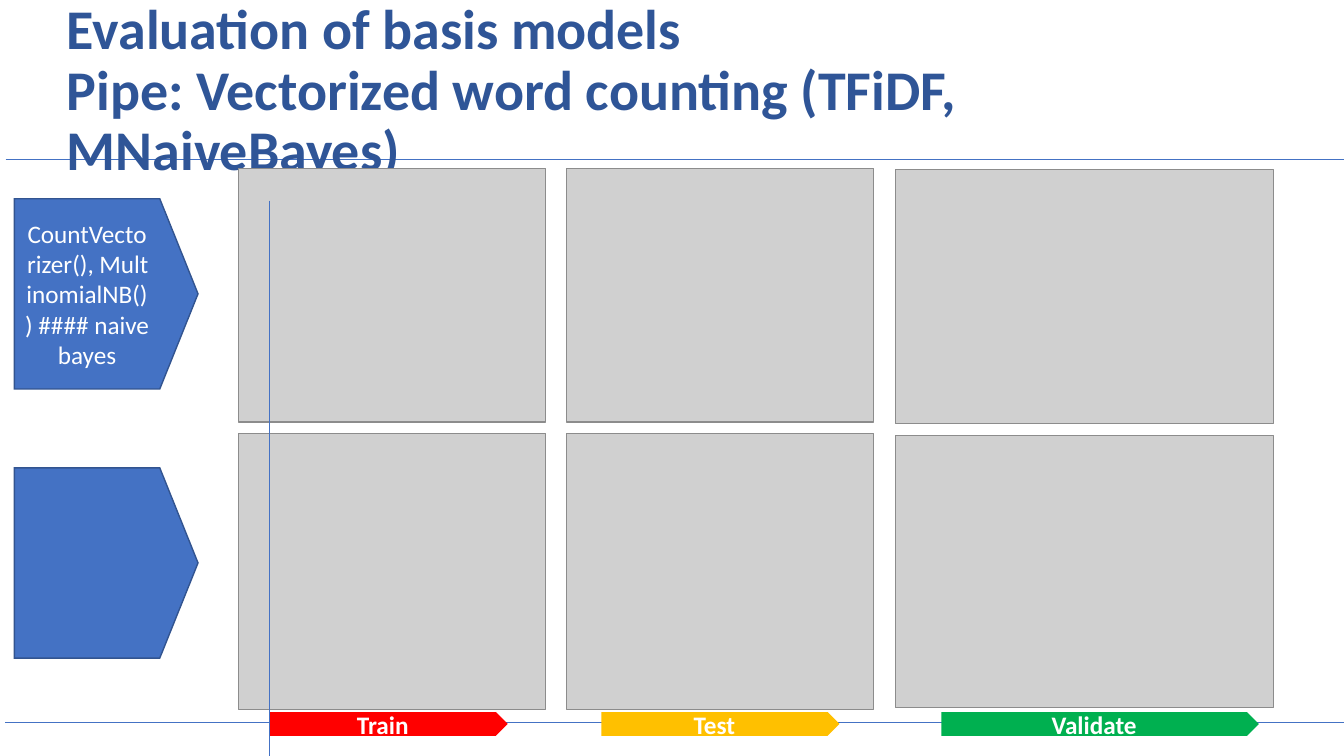
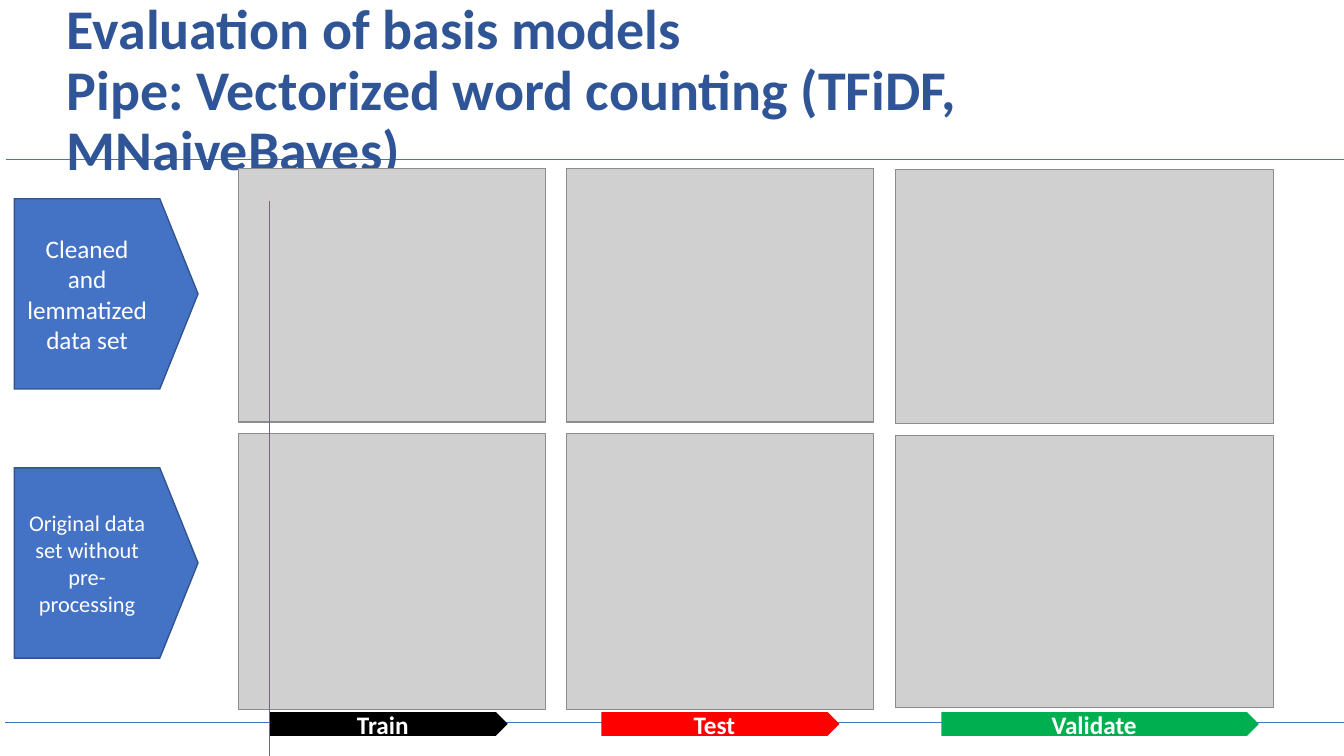
Before and after one commit to TTD-JPO/TDD-project, a slide deck: slide 9 of TDDetection_JED-PeW-OCF_2021009.pptx (slide 7 before the commit). Drawn at 1344x756 pixels with LibreOffice and Linux fonts; fonts in the diff are those of the drawing; grey boxes stand for pictures; background and template pictures are left out. Boxes give left, top, right and bottom in pixels: in the first picture for what was removed or moved away, otherwise in the second. Text is boxed around its words. In the diff, an @@ line names an element or a change of style, - is before the commit and + after.

```diff
--- a/TDDetection_JED-PeW-OCF_2021009.pptx
+++ b/TDDetection_JED-PeW-OCF_2021009.pptx
@@ text in right arrow at (27,240,146,349): text changed @@
-CountVectorizer(), MultinomialNB()) #### naive bayes
+Cleaned and lemmatized
+data set
@@ text in right arrow at (29,515,145,616): text added @@
+Original data set without pre-processing
@@ right arrow "Train" at (270,712,508,736): fill #FF0000 to #000000 @@
@@ right arrow "Test" at (602,712,840,736): fill #FFC000 to #FF0000 @@
```
Also in this commit, not shown: 6 other slides changed, 3 slides added, 1 slide removed.
